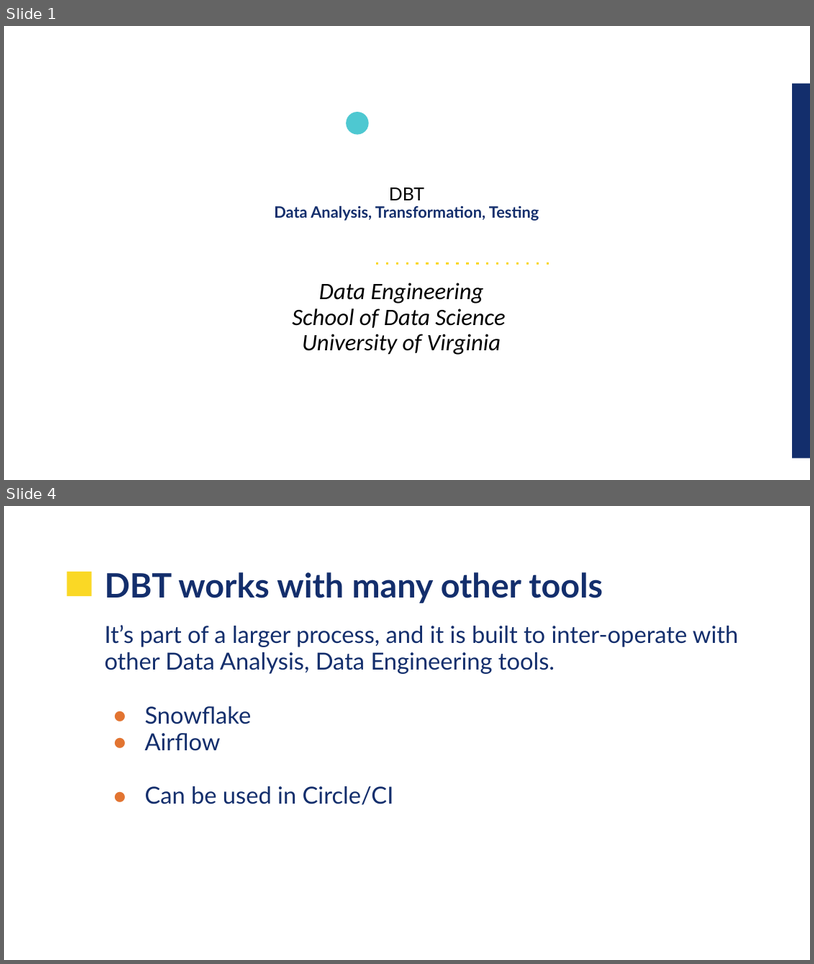
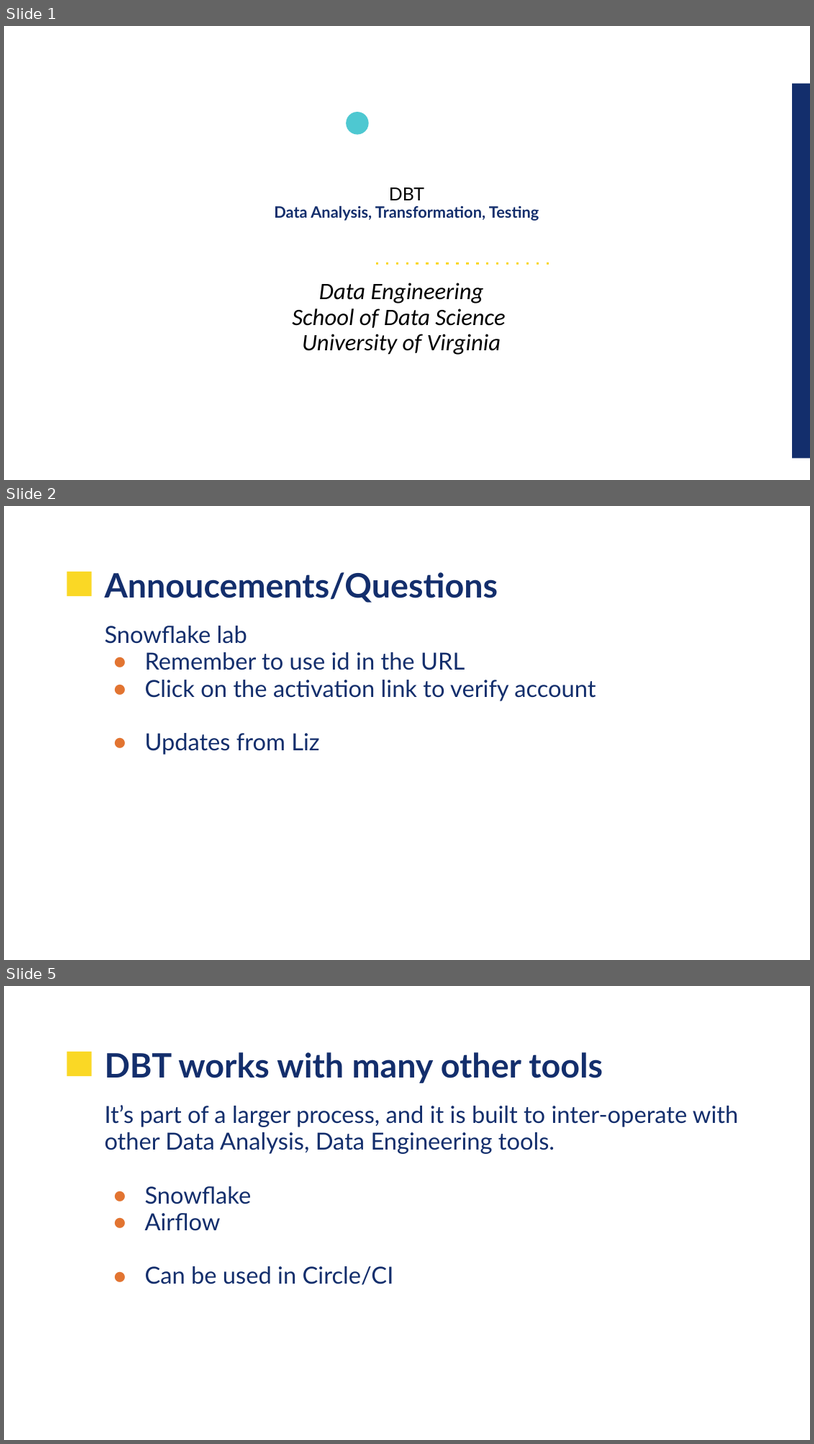
Before and after one commit to UVADS/data_engineering, a slide deck: 11_data_build_tool/UVA-DBT.pptx. Shown one above the other, each under a label of ours: slides 1 and 4 before the commit, slides 1, 2 and 5 after it; the slides between them are not shown. The pictures are 814x964 and 814x1444 pixels, drawn with LibreOffice and Linux fonts; fonts in the diff are those of the drawing; background and template pictures are left out. Boxes give left, top, right and bottom in pixels: in the first picture for what was removed or moved away, otherwise in the second. Text is boxed around its words. In the diff, an @@ line names an element or a change of style, - is before the commit and + after.

```diff
--- a/11_data_build_tool/UVA-DBT.pptx
+++ b/11_data_build_tool/UVA-DBT.pptx
@@ slide 2 added at bbox=[4, 506, 810, 960], background picture (left out); not listed: 1 template element that a slide beside it also shows @@
@@ title added at bbox=[105, 572, 499, 602], 30 pt, text #132E6C, bold @@
+Annoucements/Questions
@@ text added at bbox=[105, 626, 596, 754], 21 pt, text #132E6C @@
+Snowflake lab
+● Remember to use id in the URL
+● Click on the activation link to verify account
+● Updates from Liz
@@ what was slide 4 is now slide 5 @@
```
Also in this commit, not shown: 5 slides changed, 8 other slides added, 5 slides removed.
